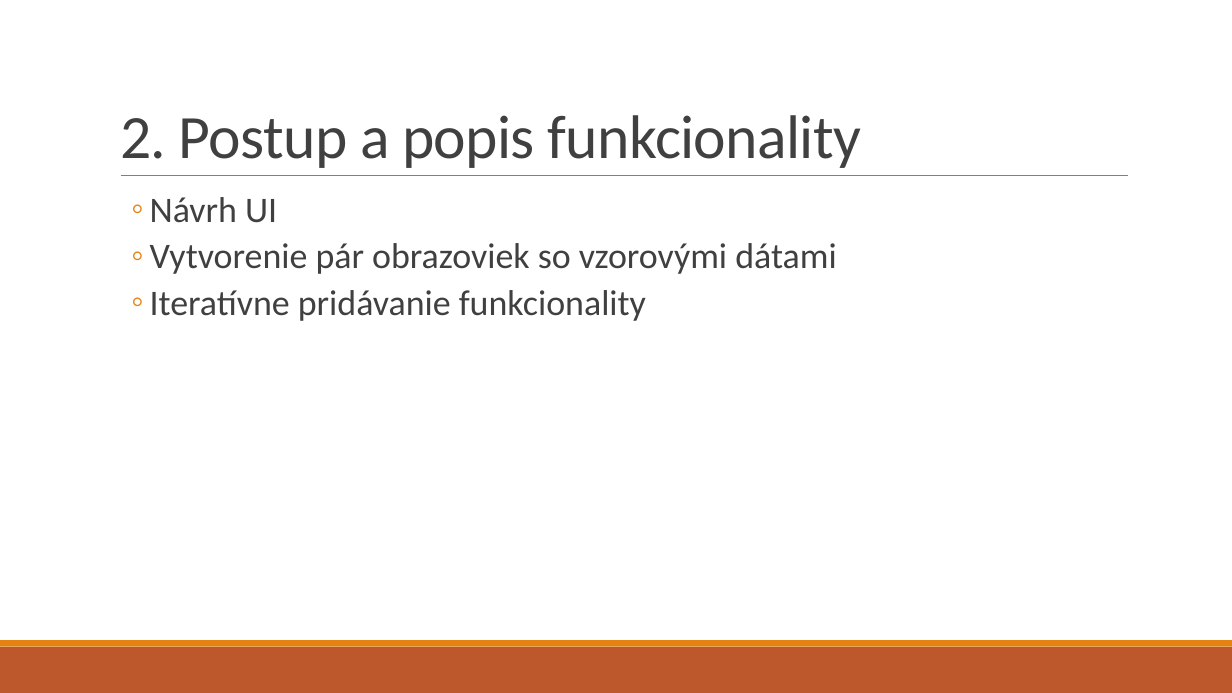
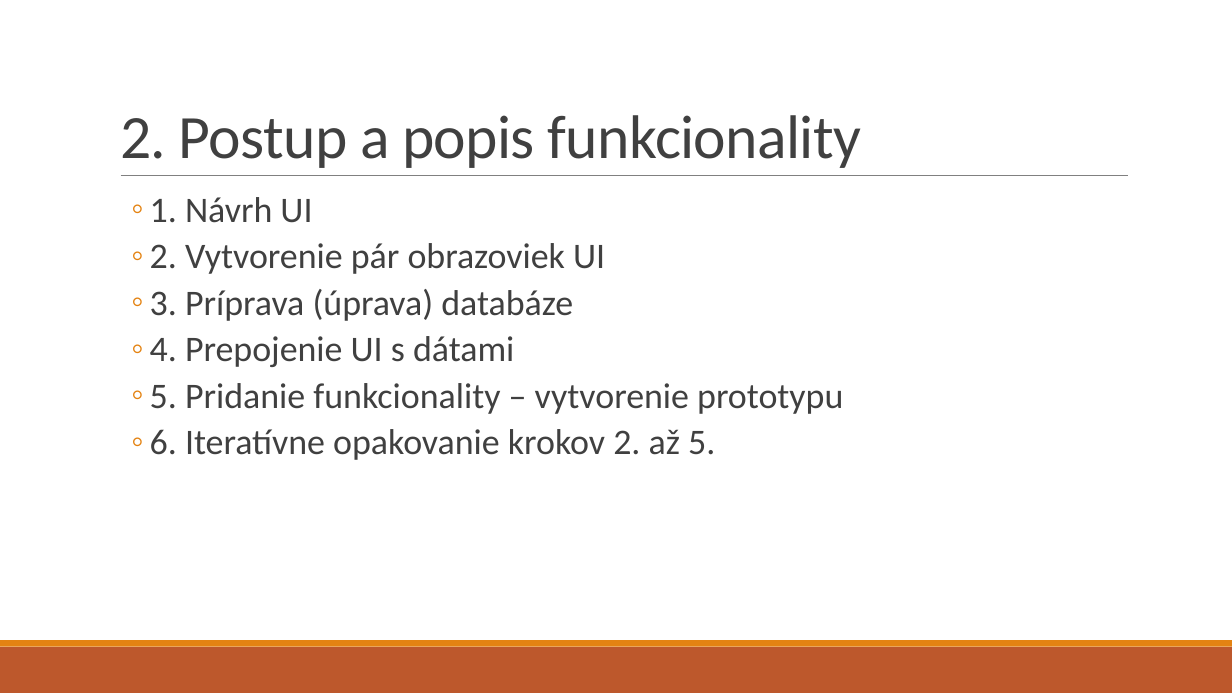
Before and after one commit to rtrembecky/drink_tracker, a slide deck: slide 10 of Presentation/Drink Tracker.pptx (slide 7 before the commit). Drawn at 1232x693 pixels with LibreOffice and Linux fonts; fonts in the diff are those of the drawing. Boxes give left, top, right and bottom in pixels: in the first picture for what was removed or moved away, otherwise in the second. Text is boxed around its words. In the diff, an @@ line names an element or a change of style, - is before the commit and + after.

```diff
--- a/Presentation/Drink Tracker.pptx
+++ b/Presentation/Drink Tracker.pptx
@@ text at [150,197,843,460]: text changed @@
-  ◦ Návrh UI
-  ◦ Vytvorenie pár obrazoviek so vzorovými dátami
-  ◦ Iteratívne pridávanie funkcionality
+  ◦ 1. Návrh UI
+  ◦ 2. Vytvorenie pár obrazoviek UI
+  ◦ 3. Príprava (úprava) databáze
+  ◦ 4. Prepojenie UI s dátami
+  ◦ 5. Pridanie funkcionality – vytvorenie prototypu
+  ◦ 6. Iteratívne opakovanie krokov 2. až 5.
```
Also in this commit, not shown: 3 other slides changed, 5 slides added, 14 other files.
